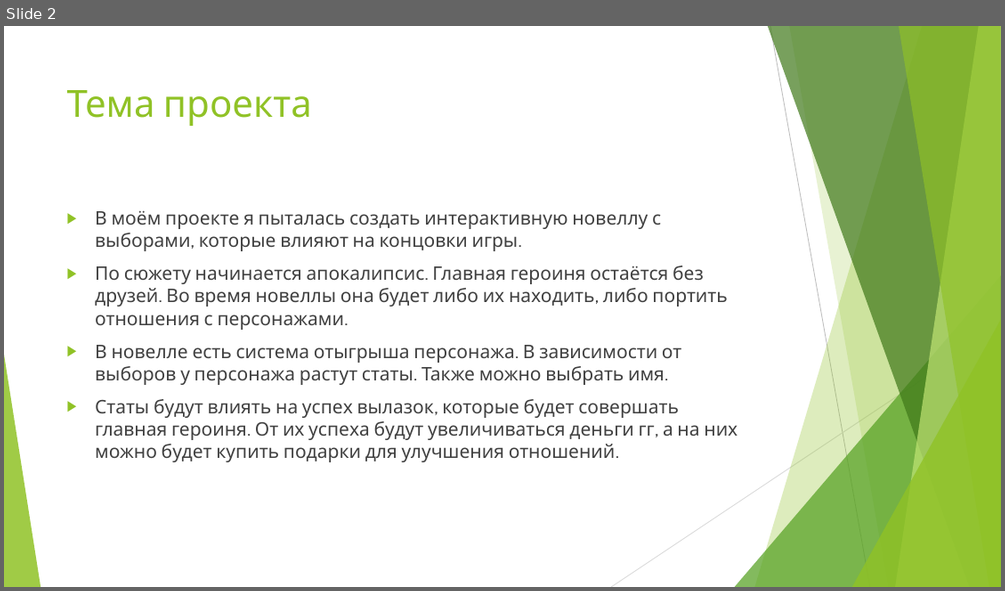
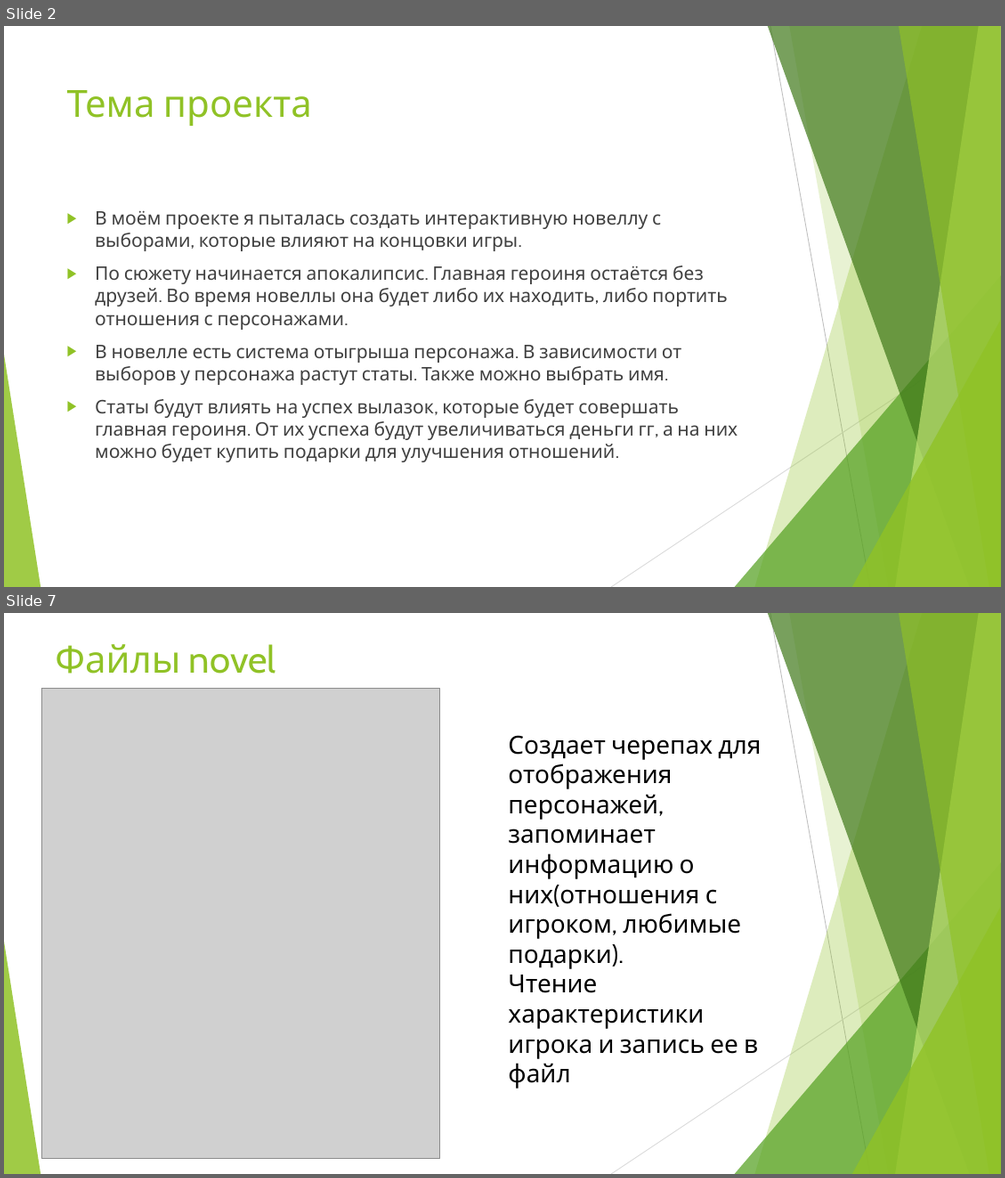
Before and after one commit to SchoolCode2425Mumladze/Gudkova, a slide deck: Новелла.pptx. Shown one above the other, each under a label of ours: slide 2 before the commit, slides 2 and 7 after it; the slides between them are not shown. The pictures are 1005x591 and 1005x1178 pixels, drawn with LibreOffice and Linux fonts; fonts in the diff are those of the drawing; grey boxes stand for pictures. Boxes give left, top, right and bottom in pixels: in the first picture for what was removed or moved away, otherwise in the second. Text is boxed around its words. In the diff, an @@ line names an element or a change of style, - is before the commit and + after.

```diff
--- a/Новелла.pptx
+++ b/Новелла.pptx
@@ slide 7 added at box(4, 613, 1001, 1174), background #FFFFFF; not listed: 10 template elements that a slide beside it also shows @@
@@ title added at box(55, 644, 276, 674), 36 pt, text #90C226 @@
+Файлы novel
@@ picture added at box(41, 688, 439, 1159) @@
@@ text added at box(508, 735, 760, 1088), 24 pt, text #000000 @@
+Создает черепах для отображения персонажей, запоминает информацию о них(отношения с игроком, любимые подарки).
+Чтение характеристики игрока и запись ее в файл
```
Also in this commit, not shown: 1 slide changed, 5 other slides added, 1 slide removed, 22 other files.
